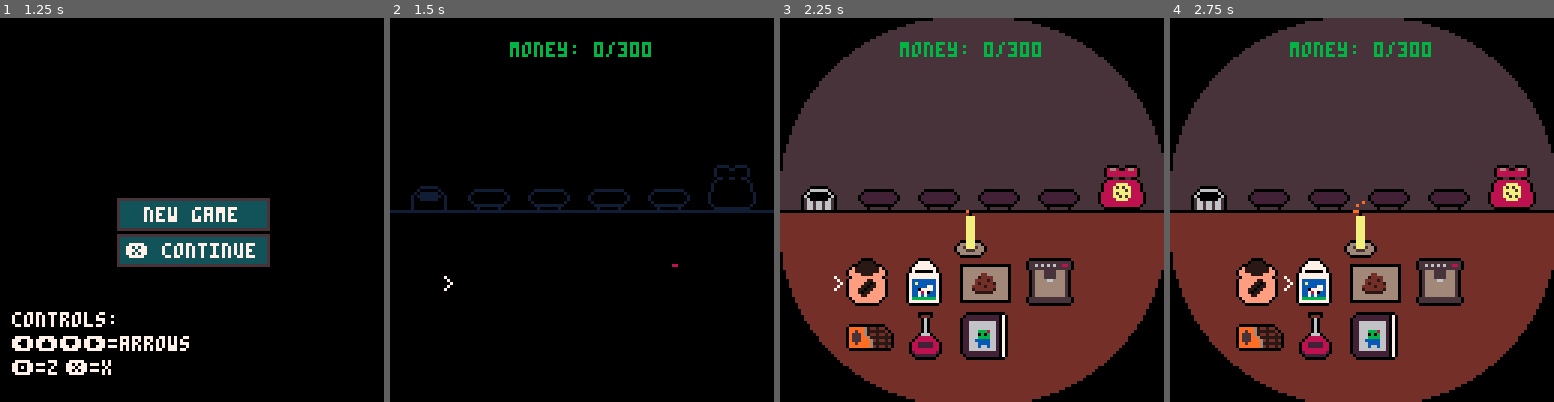
Above: before the commit, frames 1-4 (left to right).
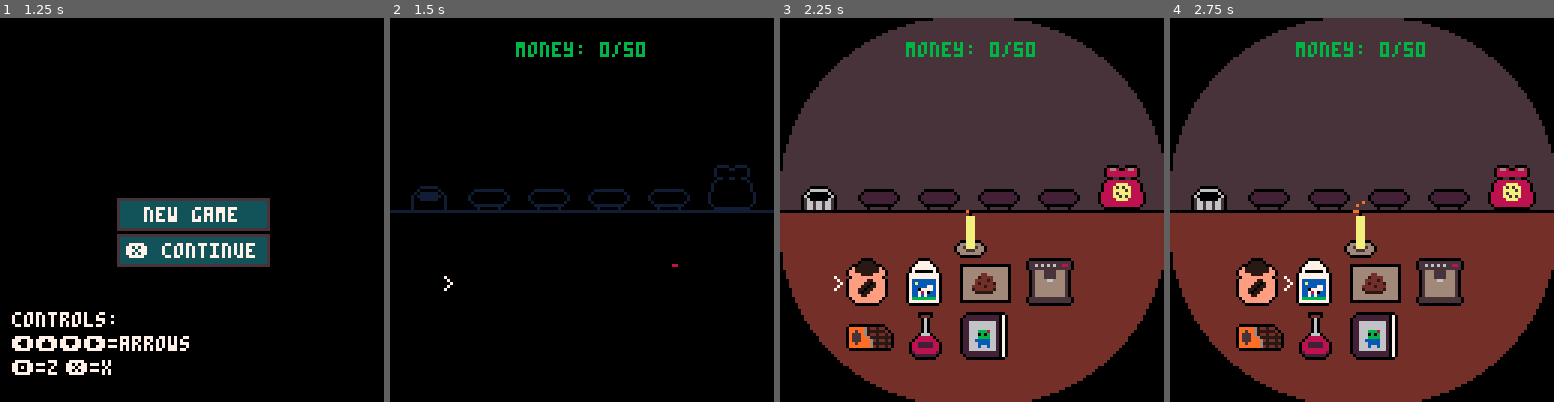
Above: after the commit, the same moments.

Repository: Ori-Rowan/mini-jam-204-cafe
Game: PICO-8 cartridge cafe-untitled.p8
Same seed, same stepped clock (60 frames per second), same inputs: the game is played once before the commit and once after it.
Inputs:
- Up to frame 1 (1.25 s): tap O (Z key) at 0.33, 1.07 s; tap Down at 0.7 s
- Up to frame 2 (1.5 s): tap X (X key) at 1.43 s
- Up to frame 3 (2.25 s): hold Up from 1.97 s (still down); tap X (X key) at 2.07 s; tap O (Z key) at 2.22 s
- Up to frame 4 (2.75 s): release Up at 2.63 s; hold Right from 2.68 s (still down)

Frame 1 is identical in both runs. In frame 2, 0.5% of the frame differs, in the area x 31-68%, y 6-11%; in frame 3, 0.5%; in frame 4, 0.5%.

Commit message:
data saving

Diff:
--- a/src/main.p8.lua
+++ b/src/main.p8.lua
@@ -6,13 +6,10 @@
     palt(0,false)
     palt(_CONFIG.default_bg_col,true)
 
-    _GLOBALS.night = 5
+    cartdata("five-nights-monster-cafe_by_orion")
+    _GLOBALS.night = dget(0)
 
     SceneManager:enter_scene(MenuScene)
-        -- ParticleManager:create_particle(AngryParticle,{x=60,y=60})
-
-    -- _GLOBALS.night = 5
-    -- SceneManager:enter_scene(GameScene)
 end
 
 function _update()
--- a/src/scenes/menu_scene.p8.lua
+++ b/src/scenes/menu_scene.p8.lua
@@ -56,6 +56,7 @@
             SceneManager:enter_scene(TutorialScene)
         elseif self.pointer==2 and _GLOBALS.night then
             log('Enter GameScene')
+            _GLOBALS.night = mid(_GLOBALS.nigt,0,5)
             SceneManager:enter_scene(GameScene)
         end
     end
--- a/src/scenes/night_finished_scene.p8.lua
+++ b/src/scenes/night_finished_scene.p8.lua
@@ -35,4 +35,5 @@
 
 function NightFinishedScene:enter()
     _GLOBALS.night += 1
+    dset(0, _GLOBALS.night)
 end
